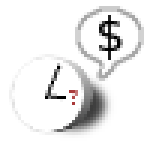
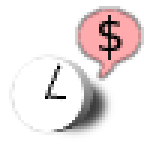
Layered file, before and after one edit (144×144). Changes by layer:
hid "?" over [69, 90, 78, 105]
painted on "speech bubble" over [78, 9, 141, 78]
